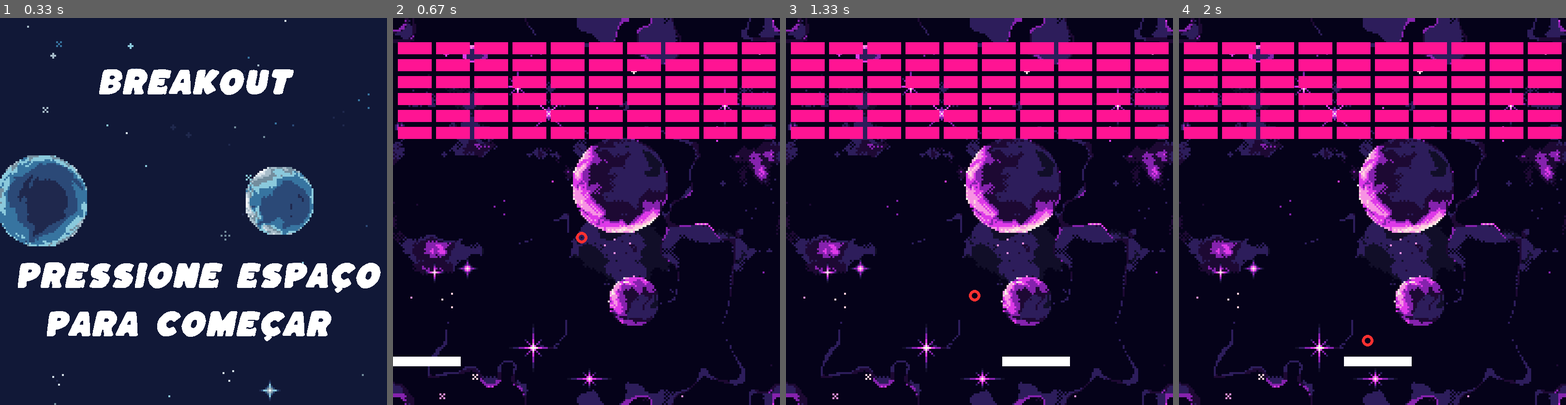
Above: before the commit, frames 1-4 (left to right).
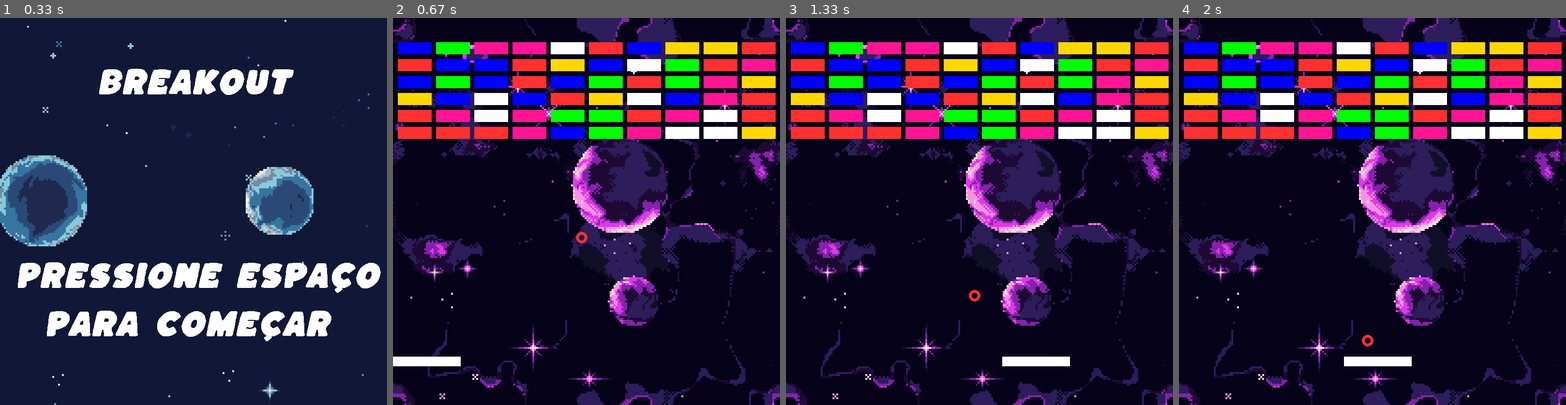
Above: after the commit, the same moments.

Repository: patrick-arashiro/Pygame-
Game: pygame game, started from codigo.py
The game is run twice, just before and just after one commit, with the same random seed, the same clock (stepped at 60 frames per second) and the same inputs.
Inputs (mouse positions are in pixels of both pictures, inside the frame that each line leads up to):
- Up to frame 1 (0.33 s): no input
- Up to frame 2 (0.67 s): tap Space at 0.33 s
- Up to frame 3 (1.33 s): click (1018, 296) at 0.72 s; click (1037, 76) at 1.05 s
- Up to frame 4 (2 s): click (1380, 79) at 1.38 s; click (1376, 254) at 1.72 s

Frame 1 is identical in both runs. In frame 2, 14% of the frame differs, in the area x 1-99%, y 6-32%; in frame 3, 14%; in frame 4, 14%.

Commit message:
musica de menu e colorido

Diff:
--- a/codigo.py
+++ b/codigo.py
@@ -3,10 +3,10 @@
 from classe_blocos import Bloco
 from classe_jogador import jogador
 pygame.init()
-
+#Dimensões-----------------------------------------------------------------------------------
 width = 800
 height = 800
-
+#Background----------------------------------------------------------------------------------
 background = pygame.image.load('stars.png')
 background = pygame.transform.scale(background, (width,height))
 background_inicial = pygame.image.load('startbackground.png')
@@ -16,6 +16,7 @@
 #SOM------------------------------------------------------------------------------------------
 brickHitSound = pygame.mixer.Sound("bullet.wav")
 bounceSound = pygame.mixer.Sound("hitGameSound.wav")
+background_sound = pygame.mixer.Sound('background_music.wav')
 bounceSound.set_volume(.2)
 #TEXTO_TELA_INICIAL-----------------------------------------------------------------------------------
 branco = pygame.Color('grey100')
@@ -39,7 +40,9 @@
     window.blit(ini_txt, (200, 100 ))
     window.blit(Barra_txt, (30, 500))
     window.blit(Barra2_txt, (90, 600))
+    background_sound.play()
     pygame.display.update()
+
 clock = pygame.time.Clock()
 FPS = 30
 #classe Bola-------------------------------------------------------------------
@@ -68,6 +71,7 @@
     bricks = []
     for i in range(6):
         for j in range(10):
+            cor_bloco = random.choice(cores)
             bricks.append(Bloco(10 + j * 79, 50 + i * 35, 70, 25, cor_bloco))
 gameover = False
 def redrawGameWindow():
@@ -107,6 +111,7 @@
 init()
 #Loop_principal--------------------------------------------------------------
 game = True
+background_sound.stop()
 while game and Inicial==False:
     clock.tick(FPS)
     for event in pygame.event.get():
@@ -148,7 +153,8 @@
                     if (ball.y >= brick.y and ball.y <= brick.y + brick.h) or ball.y + ball.h >= brick.y and ball.y + ball.h <= brick.y + brick.h:
                         brick.visible = False
                         if brick.pregnant:
-                            bolas.append(Ball(brick.x, brick.y, 20, 20, (255, 255, 255)))
+                            cor_bola = random.choice(cores)
+                            bolas.append(Ball(brick.x, brick.y, 20, 20, cor_bola))
                         #bricks.pop(bricks.index(brick))
                         ball.yv *= -1
                         brickHitSound.play()
@@ -170,6 +176,7 @@
         if keys[pygame.K_SPACE]:
             gameover = False
             won = False
+            cor_bola = random.choice(cores)
             bola = Ball(width/2 - 10, height - 400, 20, 20, cor_bola)
             bolas = [bola]
             if len(bolas) == 0:
@@ -178,11 +185,11 @@
             bricks.clear()
             for i in range(6):
                 for j in range(10):
+                    cor_bloco = random.choice(cores)
                     bricks.append(Bloco(10 + j * 79, 50 + i * 35, 70, 25, cor_bloco))
     redrawGameWindow()
     window.fill(branco)
     window.blit(background, (0,0))
-    # pygame.display.update()
 
 #Texto final--------------------------------------------------
 final_txt = Inicio_font.render('Bom Jogo!', False, branco)
@@ -190,6 +197,7 @@
 final2_txt = Inicio_font.render('Até mais!', False, branco)
 #Tela Final----------------------------------
 final = True
+background_sound.play()
 while final:
     for event in pygame.event.get():
         if event.type == pygame.QUIT:
Not shown, added: background_music.wav
